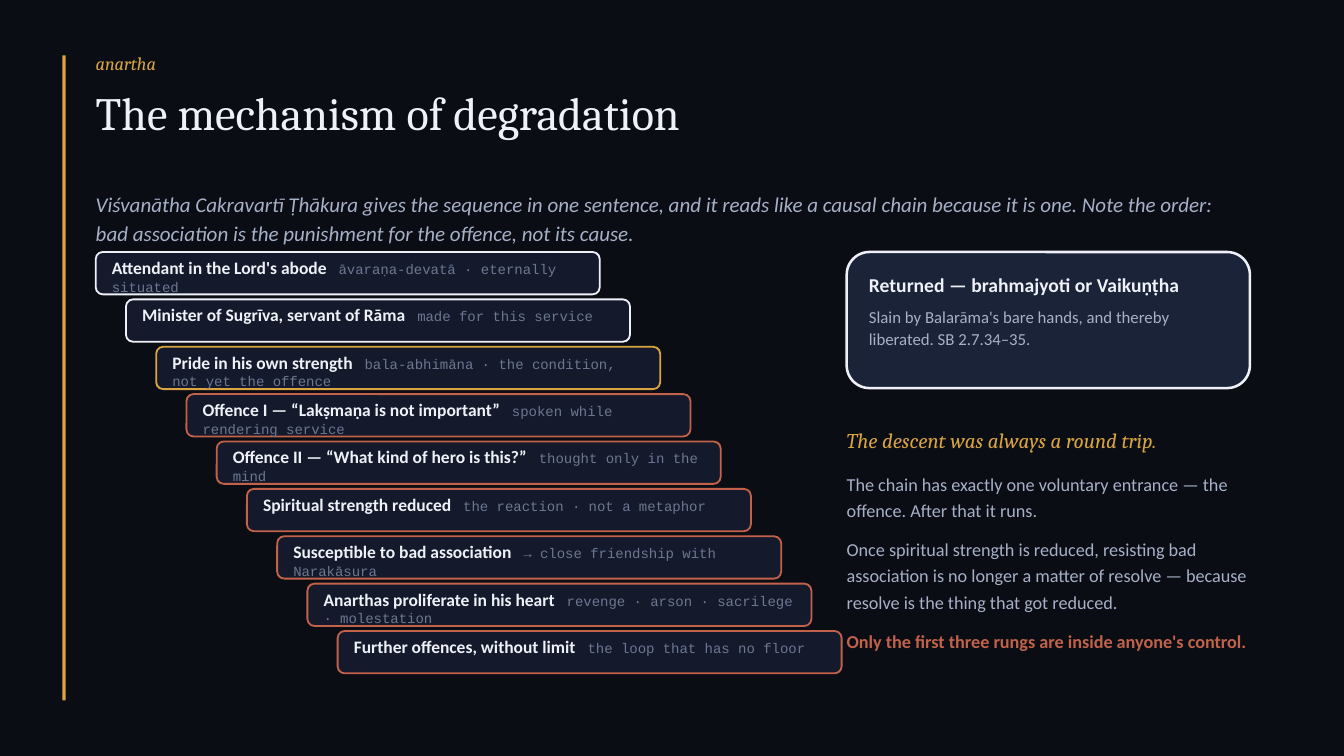
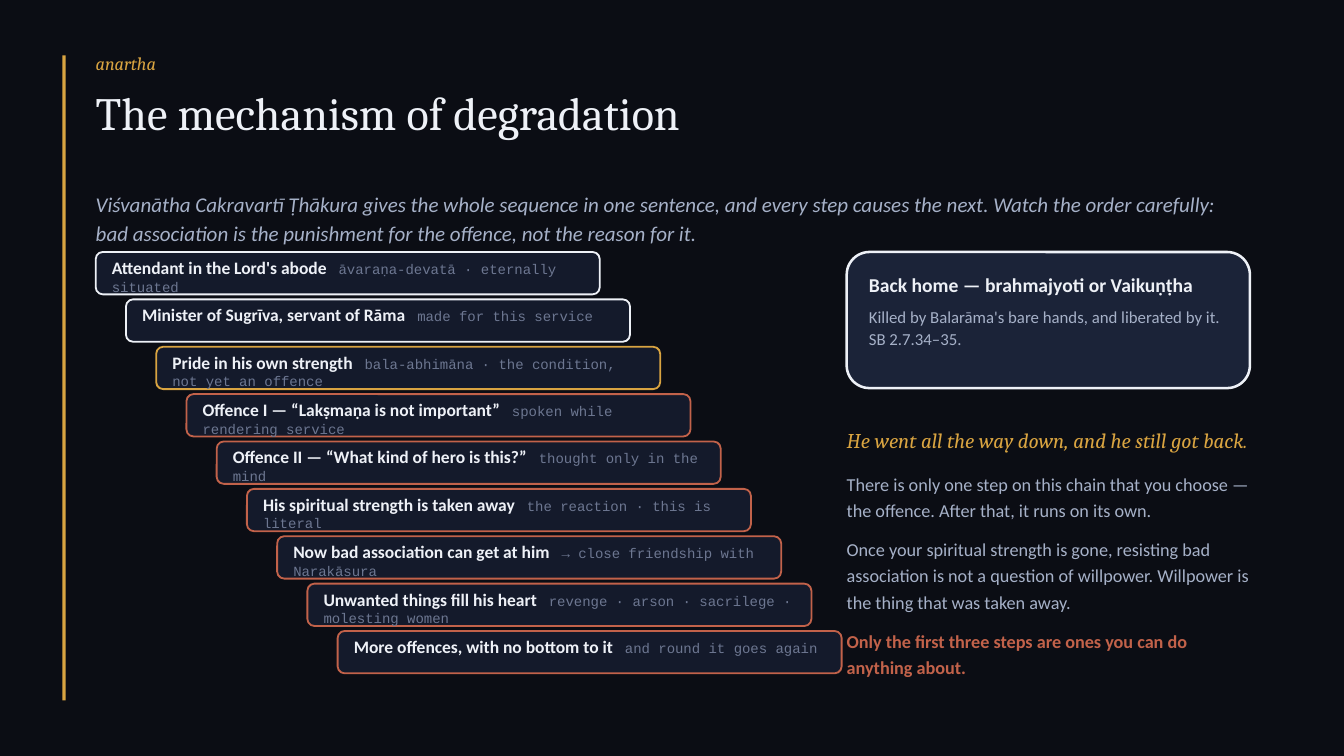
Before and after one commit to ShivamTiwar2408/quiz-app, a slide deck: slide 10 of balarama-dvivida-kb/deck.pptx. Drawn at 1344x756 pixels with LibreOffice and Linux fonts; fonts in the diff are those of the drawing. Boxes give left, top, right and bottom in pixels: in the first picture for what was removed or moved away, otherwise in the second. Text is boxed around its words. In the diff, an @@ line names an element or a change of style, - is before the commit and + after.

Commit message:
Balarama/Dvivida guide: plain language, stories narrated in full
- Rewrite the guide in simple, direct spoken English; narrate every pastime
  at the length it was told (Sampati, Angada, the jumping contest, the
  rampage item by item, the provocation, the fight blow by blow)
- Same pass over README, hub tile and all 21 deck slides
- Align two citations to the class's own wording (SB 1.2; Jarasandha
  'again and again')

```diff
--- a/balarama-dvivida-kb/deck.pptx
+++ b/balarama-dvivida-kb/deck.pptx
@@ text at box(96, 197, 1214, 245): text changed @@
-Viśvanātha Cakravartī Ṭhākura gives the sequence in one sentence, and it reads like a causal chain because it is one. Note the order: bad association is the punishment for the offence, not its cause.
+Viśvanātha Cakravartī Ṭhākura gives the whole sequence in one sentence, and every step causes the next. Watch the order carefully: bad association is the punishment for the offence, not the reason for it.
@@ text at box(869, 278, 1220, 345): text changed @@
-Returned — brahmajyoti or Vaikuṇṭha
-Slain by Balarāma's bare hands, and thereby liberated. SB 2.7.34–35.
+Back home — brahmajyoti or Vaikuṇṭha
+Killed by Balarāma's bare hands, and liberated by it. SB 2.7.34–35.
@@ text at box(172, 356, 616, 390): text changed @@
-Pride in his own strength bala-abhimāna · the condition, not yet the offence
+Pride in his own strength bala-abhimāna · the condition, not yet an offence
@@ text at box(847, 433, 1248, 677): text changed @@
-The descent was always a round trip.
-The chain has exactly one voluntary entrance — the offence. After that it runs.
-Once spiritual strength is reduced, resisting bad association is no longer a matter of resolve — because resolve is the thing that got reduced.
-Only the first three rungs are inside anyone's control.
+He went all the way down, and he still got back.
+There is only one step on this chain that you choose — the offence. After that, it runs on its own.
+Once your spiritual strength is gone, resisting bad association is not a question of willpower. Willpower is the thing that was taken away.
+Only the first three steps are ones you can do anything about.
@@ text at box(263, 498, 711, 532): text changed @@
-Spiritual strength reduced the reaction · not a metaphor
+His spiritual strength is taken away the reaction · this is literal
@@ text at box(293, 545, 754, 580): text changed @@
-Susceptible to bad association → close friendship with Narakāsura
+Now bad association can get at him → close friendship with Narakāsura
@@ text at box(324, 593, 774, 627): text changed @@
-Anarthas proliferate in his heart revenge · arson · sacrilege · molestation
+Unwanted things fill his heart revenge · arson · sacrilege · molesting women
@@ text at box(354, 640, 818, 656): text changed @@
-Further offences, without limit the loop that has no floor
+More offences, with no bottom to it and round it goes again
```
Also in this commit, not shown: 20 other slides changed, 4 other files.
